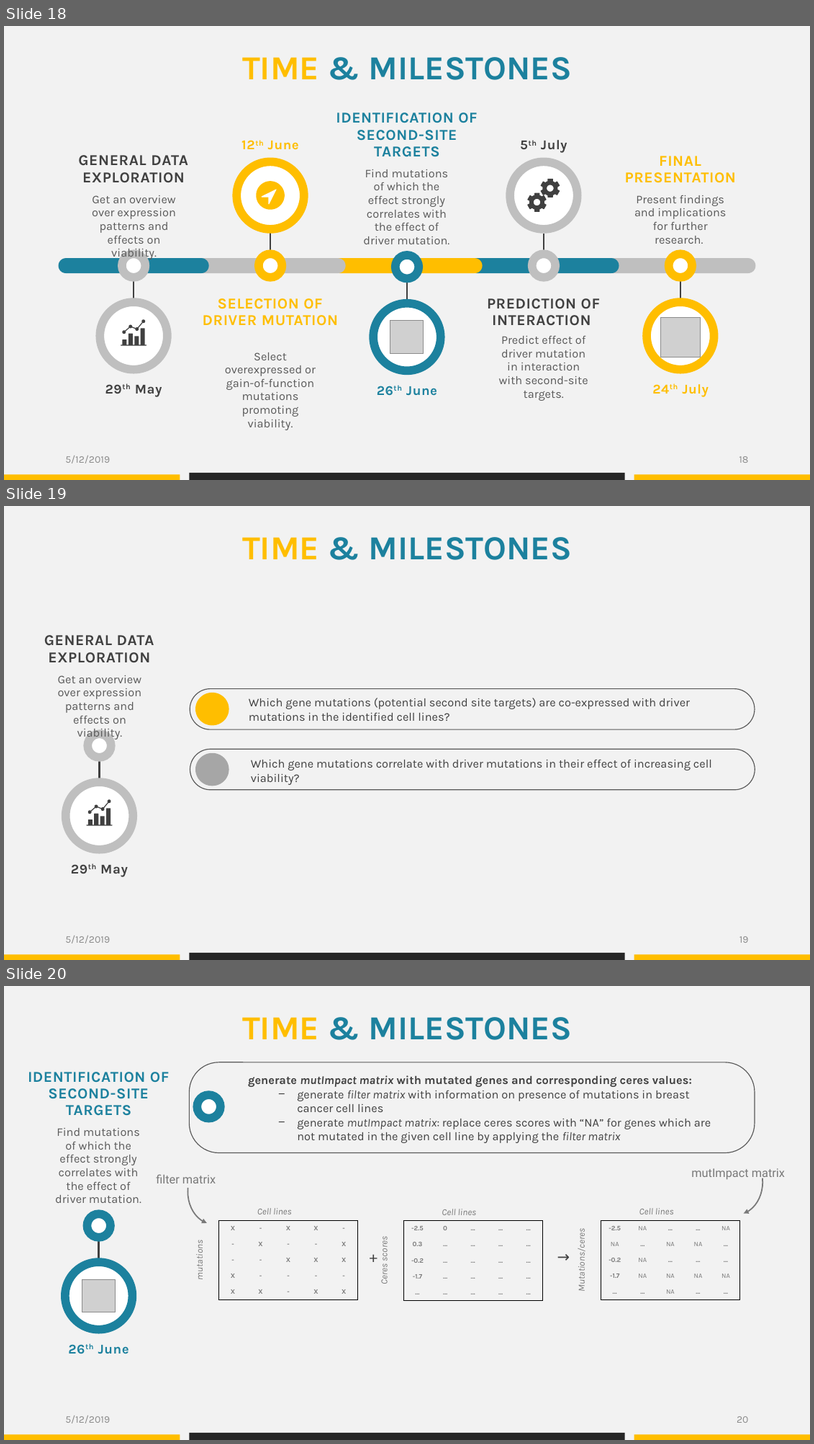
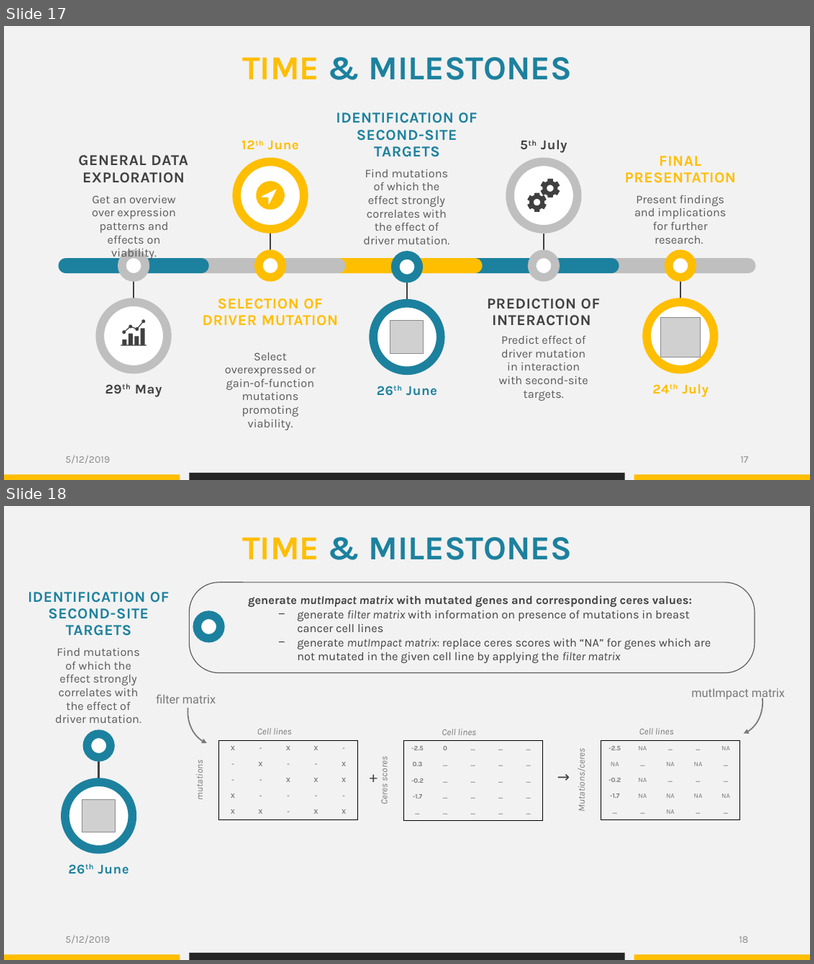
Before and after one commit to datascience-mobi/group-04-project-1-4, a slide deck: Project proposal_presentation_V1.pptx. Shown one above the other, each under a label of ours: slides 18, 19 and 20 before the commit, slides 17 and 18 after it. The pictures are 814x1444 and 814x964 pixels, drawn with LibreOffice and Linux fonts; fonts in the diff are those of the drawing; grey boxes stand for pictures. Boxes give left, top, right and bottom in pixels: in the first picture for what was removed or moved away, otherwise in the second. Text is boxed around its words. In the diff, an @@ line names an element or a change of style, - is before the commit and + after.

```diff
--- a/Project proposal_presentation_V1.pptx
+++ b/Project proposal_presentation_V1.pptx
@@ slide 19 removed at (x1=4, y1=506, x2=810, y2=960), background #F2F2F2 @@
@@ text removed at (x1=242, y1=537, x2=572, y2=560) @@
-TIME & MILESTONES
@@ rounded rectangle removed at (x1=190, y1=689, x2=755, y2=729) @@
@@ ellipse removed at (x1=196, y1=692, x2=229, y2=725) @@
@@ text removed at (x1=249, y1=698, x2=690, y2=721) @@
-Which gene mutations (potential second site targets) are co-expressed with driver mutations in the identified cell lines?
@@ rounded rectangle removed at (x1=190, y1=749, x2=756, y2=790) @@
@@ ellipse removed at (x1=196, y1=753, x2=229, y2=785) @@
@@ text removed at (x1=251, y1=759, x2=712, y2=785) @@
-Which gene mutations correlate with driver mutations in their effect of increasing cell viability?
@@ group removed at (x1=44, y1=635, x2=154, y2=877): 3 texts, 2 ellipses, 2 freeform shapes, 1 line @@
-GENERAL DATA EXPLORATION
-Get an overview over expression patterns and effects on viability.
-29th May
@@ text removed at (x1=65, y1=935, x2=110, y2=943) @@
-5/12/2019
@@ page number removed at (x1=740, y1=936, x2=749, y2=942) @@
-19
@@ rectangle removed at (x1=4, y1=955, x2=180, y2=960) @@
@@ rectangle removed at (x1=189, y1=952, x2=625, y2=960) @@
@@ rectangle removed at (x1=634, y1=955, x2=810, y2=960) @@
@@ what was slide 18 is now slide 17 @@
@@ page number at (x1=741, y1=456, x2=748, y2=462): text changed @@
-18
+17
@@ what was slide 20 is now slide 18 @@
@@ page number at (x1=739, y1=936, x2=748, y2=942): text changed @@
-20
+18
```
Also in this commit, not shown: 4 slides changed, 6 other slides removed.
